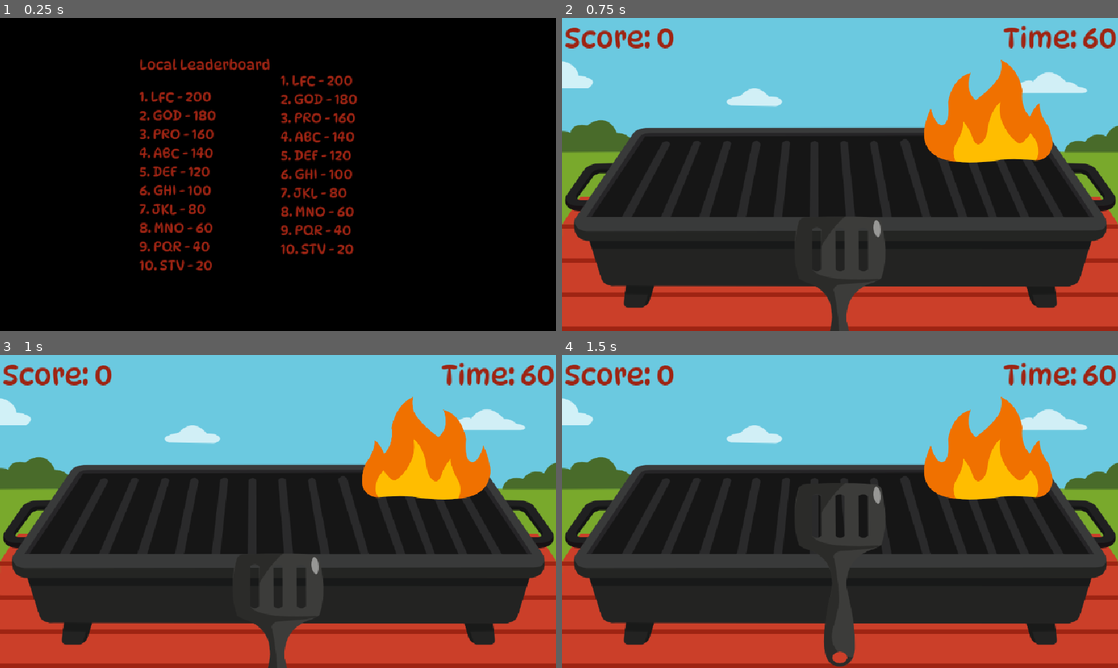
Above: before the commit, frames 1-4 (two rows, left to right).
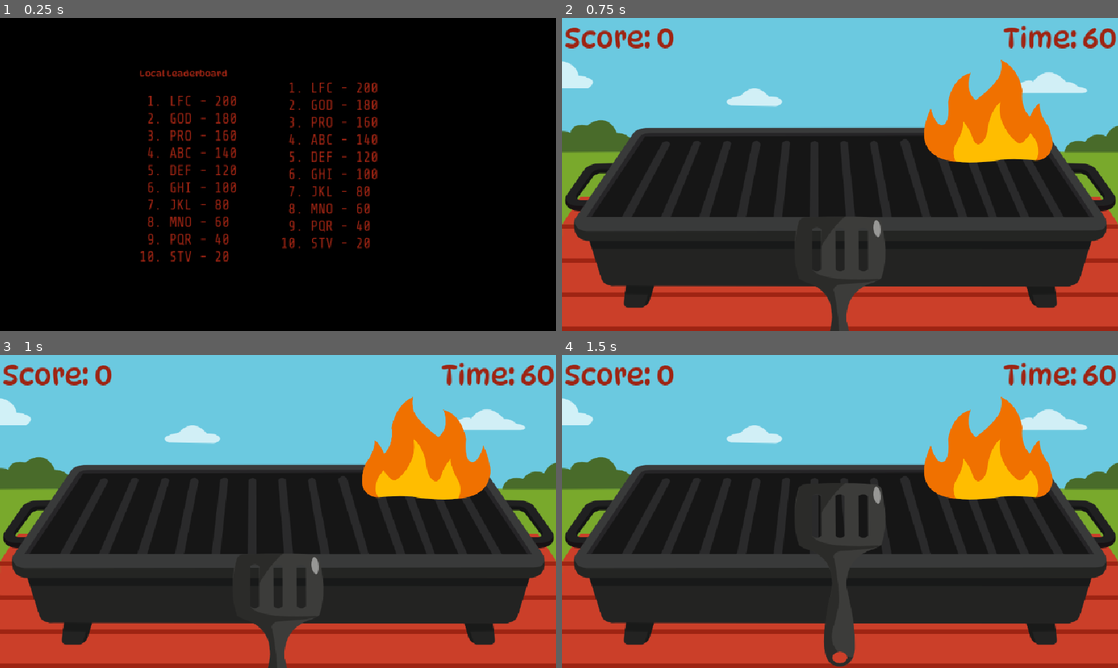
Above: after the commit, the same moments.

Repository: Allus-Interactive/30-days-of-summer-2025
Game: Godot game, scene res://scenes/menus/high scores/high_scores.tscn
Two runs of this game, one before a commit and one after it. Both use one fixed random seed, a clock stepped at 60 frames per second and the inputs below. This scene is started directly instead of the project's main scene.
Inputs:
- Up to frame 1 (0.25 s): no input
- Up to frame 2 (0.75 s): tap Enter (replay) at 0.5 s; hold D (move_right) from 0.53 s (still down); tap Space (flip) at 0.6 s
- Up to frame 3 (1 s): keep holding D (move_right)
- Up to frame 4 (1.5 s): tap Space (flip) at 1.25 s; release D (move_right) at 1.28 s; hold S from 1.28 s (still down); tap Enter (replay) at 1.35 s

The runs differ from the first frame. In frame 1, 7.7% of the frame differs, in the area x 25-68%, y 12-81%; in frame 2, nothing differs; in frame 3, nothing differs; in frame 4, nothing differs.

Commit message:
added lb font and updated lb formatting

Diff:
--- a/assets/themes/leaderboard.tres
+++ b/assets/themes/leaderboard.tres
@@ -3,12 +3,12 @@
 [ext_resource type="StyleBox" uid="uid://b2tyag70dmyo8" path="res://assets/themes/style boxes/button_hover.tres" id="1_tvqxm"]
 [ext_resource type="StyleBox" uid="uid://c3ud0xb8yf0cq" path="res://assets/themes/style boxes/button_normal.tres" id="2_xtyo2"]
 [ext_resource type="StyleBox" uid="uid://b4uxm2abdpgm4" path="res://assets/themes/style boxes/button_pressed.tres" id="3_mvx75"]
-[ext_resource type="FontFile" uid="uid://rtabl41k1trj" path="res://assets/fonts/DynaPuff-VariableFont_wdth,wght.ttf" id="4_pjabk"]
+[ext_resource type="FontFile" uid="uid://bgwtdx2doanu8" path="res://assets/fonts/ShareTechMono-Regular.ttf" id="4_tvqxm"]
 
 [sub_resource type="StyleBoxEmpty" id="StyleBoxEmpty_j14r1"]
 
 [resource]
-default_font = ExtResource("4_pjabk")
+default_font = ExtResource("4_tvqxm")
 Button/colors/font_color = Color(0.619608, 0.141176, 0.0745098, 1)
 Button/colors/font_focus_color = Color(0.983502, 0.501479, 0.418161, 1)
 Button/font_sizes/font_size = 16
--- a/scenes/menus/high scores/high_scores.gd
+++ b/scenes/menus/high scores/high_scores.gd
@@ -22,9 +22,10 @@
 	GameManager.load_local_leaderboard()
 	for i in GameManager.leaderboard["scores"].size():
 		var entry = GameManager.leaderboard["scores"][i]
-		local_leaderboard.text += "%d. %s - %d\n" % [i + 1, entry["name"], entry["score"]]
+		# local_leaderboard.text += "%d. %s - %d\n" % [i + 1, entry["name"], entry["score"]]
+		local_leaderboard.text += "%s%d. %s - %d\n" % [(" " if i < 9 else ""), i + 1, entry["name"], entry["score"]]
 		# fill global lb with local data until real data is loaded
-		global_leaderboard.text += "%d. %s - %d\n" % [i + 1, entry["name"], entry["score"]]
+		global_leaderboard.text += "%s%d. %s - %d\n" % [(" " if i < 9 else ""), i + 1, entry["name"], entry["score"]]
 
 
 func get_global_leaderboard():
@@ -61,7 +62,8 @@
 	for i in range(min(10, scores.size())):
 		var e = scores[i]
 		print("%d. %s - %d" % [i + 1, e.name, e.score])
-		global_leaderboard.text += "%d. %s - %d\n" % [i + 1, e.name, e.score]
+		# global_leaderboard.text += "%d. %s - %d\n" % [i + 1, e.name, e.score]
+		global_leaderboard.text += "%s%d. %s - %d\n" % [(" " if i < 9 else ""), i + 1, e.name, e.score]
 
 
 func _input(event):
--- a/scenes/menus/high scores/high_scores.tscn
+++ b/scenes/menus/high scores/high_scores.tscn
@@ -117,7 +117,8 @@
 
 [node name="LocalTitle" type="Label" parent="CanvasLayer/HBoxContainer/LocalLeaderboardContainer"]
 layout_mode = 2
-theme = ExtResource("8_pt2hk")
+theme = ExtResource("3_i8bdw")
+theme_override_font_sizes/font_size = 16
 text = "Local Leaderboard"
 
 [node name="LocalLeaderboard" type="Label" parent="CanvasLayer/HBoxContainer/LocalLeaderboardContainer"]
@@ -133,7 +134,8 @@
 
 [node name="GlobalTitle" type="Label" parent="CanvasLayer/HBoxContainer/OnlineLeaderboardContainer"]
 layout_mode = 2
-theme = ExtResource("8_pt2hk")
+theme = ExtResource("3_i8bdw")
+theme_override_font_sizes/font_size = 16
 text = "Global Leaderboard"
 
 [node name="GlobalLeaderboard" type="Label" parent="CanvasLayer/HBoxContainer/OnlineLeaderboardContainer"]
Binary file added: assets/fonts/ShareTechMono-Regular.ttf
Not shown, added: assets/fonts/ShareTechMono-Regular.ttf.import
